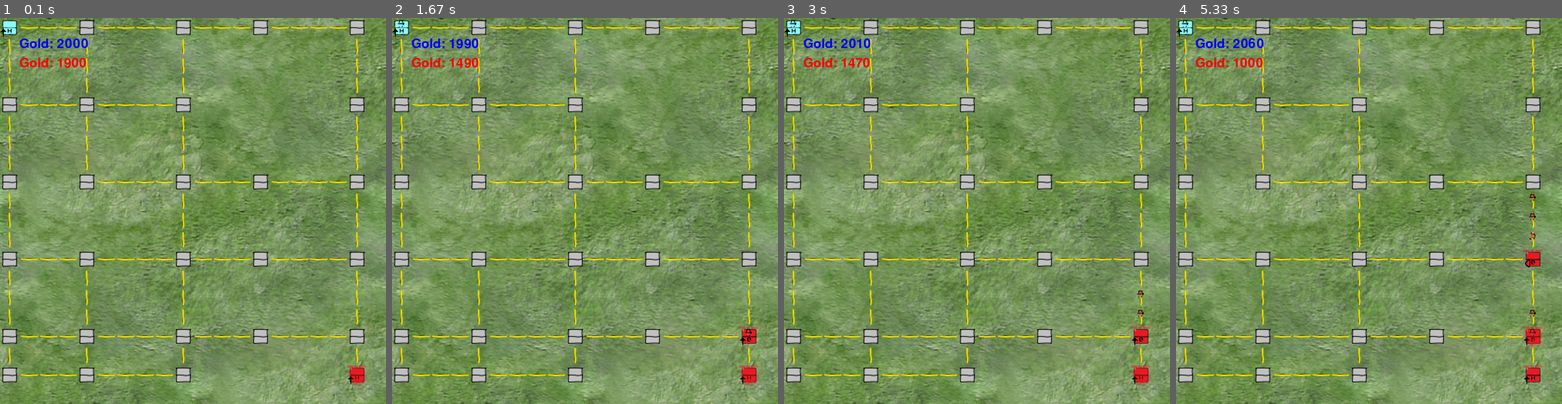
Above: before the commit, frames 1-4 (left to right).
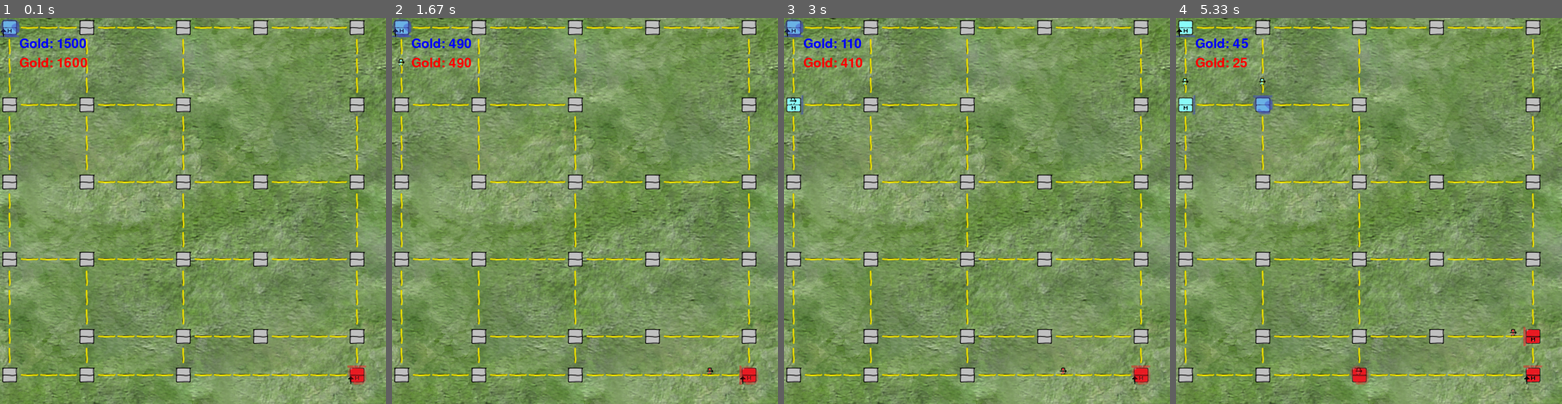
Above: after the commit, the same moments.

Repository: czebrose/ML_Projects
Game: pygame game, started from ML-Tutorial/NodeFightGame/game.py
Same seed, same stepped clock (60 frames per second), same inputs: the game is played once before the commit and once after it.
Inputs:
- Up to frame 1 (0.1 s): no input
- Up to frame 2 (1.67 s): no input
- Up to frame 3 (3 s): no input
- Up to frame 4 (5.33 s): no input

The runs differ from the first frame. In frame 1, 0.9% of the frame differs, in the area x 0-90%, y 0-93%; in frame 2, 1.1%; in frame 3, 1.3%; in frame 4, 1.7%, in the area x 0-95%, y 0-95%.

Commit message:
Trying to make the ai smarter

Diff:
--- a/ML-Tutorial/NodeFightGame/building.py
+++ b/ML-Tutorial/NodeFightGame/building.py
@@ -1,7 +1,5 @@
-from enum import Enum
 import util
 from util import UnitType, BuildingType
-import pygame
 
 
 HOME_BUILDING_IMG = util.load_img("building_home.png")
--- a/ML-Tutorial/NodeFightGame/game.py
+++ b/ML-Tutorial/NodeFightGame/game.py
@@ -120,7 +120,7 @@
 def main():
     global_map = build_map()
     players = {
-        PlayerColor.BLUE: HumanPlayerInput(PlayerColor.BLUE),
+        PlayerColor.BLUE: SimplePlayer(PlayerColor.BLUE),
         PlayerColor.RED: SimplePlayer(PlayerColor.RED)
     }
     win = pygame.display.set_mode((WIN_WIDTH, WIN_HEIGHT))
--- a/ML-Tutorial/NodeFightGame/location.py
+++ b/ML-Tutorial/NodeFightGame/location.py
@@ -1,9 +1,11 @@
 import util
 from util import Direction
 import unit
+import abc
+from abc import ABC
 
 
-class Location:
+class Location(ABC):
     def __init__(self, x, y):
         self.x = x
         self.y = y
@@ -37,8 +39,16 @@
             return Direction.EAST
         return Direction.ERROR
 
+    @abc.abstractmethod
     def get_direction(self):
         return Direction.ERROR
+
+    def get_next_node(self, direction):
+        n = self.neighbors[direction]
+        if n:
+            return n.get_next_node(direction)
+        else:
+            return None
 
     def check_click(self, x, y):
         return False
@@ -119,3 +129,7 @@
             unit.direction = direction
             self.unit_in_loc = unit
             self.expected_units = []
+
+    @abc.abstractmethod
+    def draw(self, win):
+        pass
--- a/ML-Tutorial/NodeFightGame/map_1.txt
+++ b/ML-Tutorial/NodeFightGame/map_1.txt
@@ -14,6 +14,6 @@
 +   +    +        +
 +   +    +        +
 +   +    +        +
-N+++N++++N+++N++++N
++   N++++N+++N++++N
 +   +    +        +
-N+++N++++N        R
+N+++N++++N++++++++R
--- a/ML-Tutorial/NodeFightGame/node.py
+++ b/ML-Tutorial/NodeFightGame/node.py
@@ -1,5 +1,3 @@
-import pygame
-from enum import Enum
 import util
 from util import Direction, UnitType, PlayerColor, BuildingType
 from unit import Unit
@@ -60,6 +58,9 @@
             return self.exit_direction[owner]
         return None
 
+    def get_next_node(self, direction):
+        return self
+
     def accept_unit(self):
         Location.accept_unit(self)
         if self.unit_in_loc is not None:
--- a/ML-Tutorial/NodeFightGame/player.py
+++ b/ML-Tutorial/NodeFightGame/player.py
@@ -1,7 +1,6 @@
 import util
 from util import Direction, BuildingType, PlayerCommands, PlayerColor, UnitType
 import pygame
-from enum import Enum
 import abc
 from abc import ABC
 from building import Building
--- a/ML-Tutorial/NodeFightGame/road.py
+++ b/ML-Tutorial/NodeFightGame/road.py
@@ -1,8 +1,6 @@
-import pygame
 import util
 from util import Direction
 from location import Location
-from node import Node
 
 
 NORTH_SOUTH_ROAD_EMPTY_IMG = util.load_img("road_northsouth.png")
@@ -44,17 +42,14 @@
                 return start_node_direction
 
     def get_node_direction(self, direction, owner):
-        n = self.neighbors[direction]
+        n = self.get_next_node(direction)
         if n is None:
             return None
-        if isinstance(n, Road):
-            return n.get_node_direction(direction, owner)
-        if isinstance(n, Node):
-            rev_direction = Location.reverse_direction(direction)
-            if n.exit_direction[owner] == rev_direction:
-                return rev_direction
-            else:
-                return direction
+        rev_direction = Location.reverse_direction(direction)
+        if n.exit_direction[owner] == rev_direction:
+            return rev_direction
+        else:
+            return direction
 
     def draw(self, win):
         pixel_x = self.x * util.NODE_WIDTH
--- a/ML-Tutorial/NodeFightGame/simpleplayer.py
+++ b/ML-Tutorial/NodeFightGame/simpleplayer.py
@@ -1,21 +1,11 @@
-from util import Direction, PlayerCommands
+from util import Direction, PlayerCommands, PlayerColor
 from player import PlayerInput
 from node import Node
 import random
 
 
 DIRECTION_THRESHOLD = 500
-
-
-def get_random_valid_direction(node):
-    choices = []
-    if node.neighbors[Direction.NORTH]:
-        choices.append(PlayerCommands.DIRECTION_NORTH)
-    elif node.neighbors[Direction.WEST]:
-        choices.append(PlayerCommands.DIRECTION_WEST)
-    if len(choices) > 0:
-        return random.choice(choices)
-    return None
+BARRACKS_THRESHOLD = 500
 
 
 class SimplePlayer(PlayerInput):
@@ -32,15 +22,17 @@
         if len(owned_nodes) <= 0:
             return None
         for node in owned_nodes:
+            if not node.building and random.random() < 0.5:
+                if self.gold > BARRACKS_THRESHOLD:
+                    self.target_command = PlayerCommands.BUILD_BARRACKS
+                else:
+                    self.target_command = PlayerCommands.BUILD_MINE
+                return node
+        for node in owned_nodes:
             if not node.exit_direction[self.color]:
-                self.target_command = get_random_valid_direction(node)
+                self.target_command = self.get_random_valid_direction(node)
                 if self.target_command:
                     return node
-        for node in owned_nodes:
-            if not node.building:
-                choices = [PlayerCommands.BUILD_MINE, PlayerCommands.BUILD_BARRACKS]
-                self.target_command = random.choice(choices)
-                return node
         self.target_command = None
         return random.choice(owned_nodes)
 
@@ -48,5 +40,27 @@
         if self.target_command:
             return self.target_command
         if self.gold > DIRECTION_THRESHOLD and self.highlight_node:
-            return get_random_valid_direction(self.highlight_node)
+            return self.get_random_valid_direction(self.highlight_node)
         return None
+
+    def get_random_valid_direction(self, node):
+        choices = []
+        if self.add_direction_command(node, Direction.NORTH):
+            choices.append(PlayerCommands.DIRECTION_NORTH)
+        if self.add_direction_command(node, Direction.WEST):
+            choices.append(PlayerCommands.DIRECTION_WEST)
+        if self.add_direction_command(node, Direction.EAST):
+            choices.append(PlayerCommands.DIRECTION_EAST)
+        if self.add_direction_command(node, Direction.SOUTH):
+            choices.append(PlayerCommands.DIRECTION_SOUTH)
+        if len(choices) > 0:
+            return random.choice(choices)
+        return None
+
+    def add_direction_command(self, node, direction):
+        n = node.neighbors[direction]
+        if n:
+            n = n.get_next_node(direction)
+            return n and self.color is not n.owner
+        else:
+            return None
--- a/ML-Tutorial/NodeFightGame/unit.py
+++ b/ML-Tutorial/NodeFightGame/unit.py
@@ -1,7 +1,5 @@
-import pygame
 import util
 from util import PlayerColor, UnitType
-from enum import Enum
 
 
 BLUE_PIKEMAN_UNIT_IMG = util.load_img("unit_pikeman_blue.png")
Binary file changed: ML-Tutorial/NodeFightGame/imgs/unit_archer_blue.png
Binary file changed: ML-Tutorial/NodeFightGame/imgs/unit_archer_red.png
